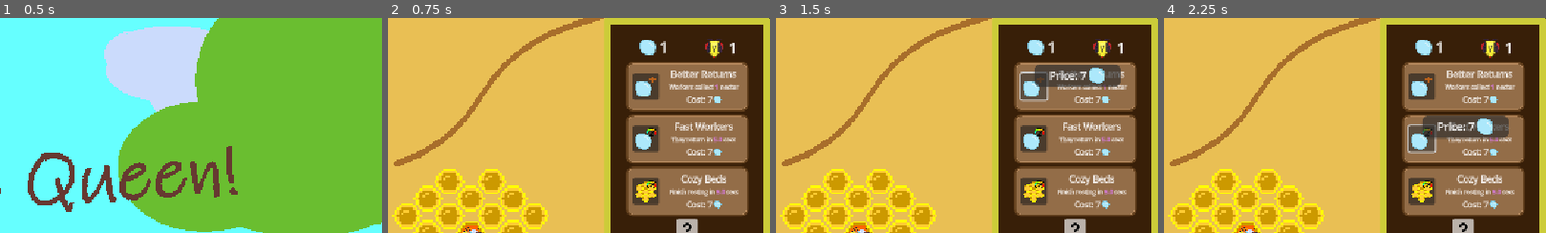
Above: before the commit, frames 1-4 (left to right).
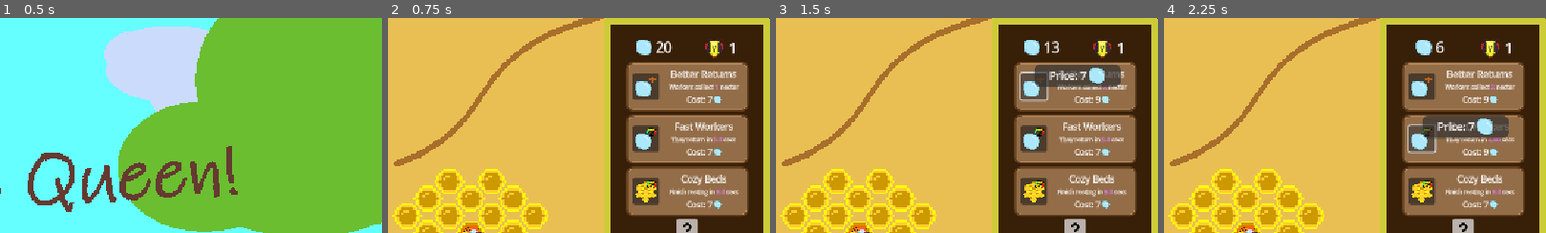
Above: after the commit, the same moments.

Repository: SBSoftwareDev/brainless
Game: Godot game, scene res://src/scenes/menu.tscn
Same seed, same stepped clock (60 frames per second), same inputs: the game is played once before the commit and once after it.
Inputs (mouse positions are % of the whole screen's width and height, from its top left):
- Up to frame 1 (0.5 s): no input
- Up to frame 2 (0.75 s): click "Play" at 0.5 s
- Up to frame 3 (1.5 s): click (84, 16) at 1.25 s
- Up to frame 4 (2.25 s): click (84, 28) at 2 s
The pictures show only the part of the screen within x 50-100%, y 0-50%; the shares and areas given below are measured in that part.

Frame 1 is identical in both runs. In frame 2, 0.4% of the frame differs, in the area x 65-75%, y 10-18%; in frame 3, 0.4%, in the area x 65-87%, y 10-40%; in frame 4, 0.4%.

Commit message:
updated starting nectar

Diff:
--- a/src/scripts/economy.gd
+++ b/src/scripts/economy.gd
@@ -1,6 +1,6 @@
 extends Node
 
-var nectar :int = 1
+var nectar :int = 20
 var bees :int = 0
 
 var cell_price = 4
Not shown, changed: build/build.zip
Not shown, changed: build/index.html
Not shown, changed: build/index.pck
